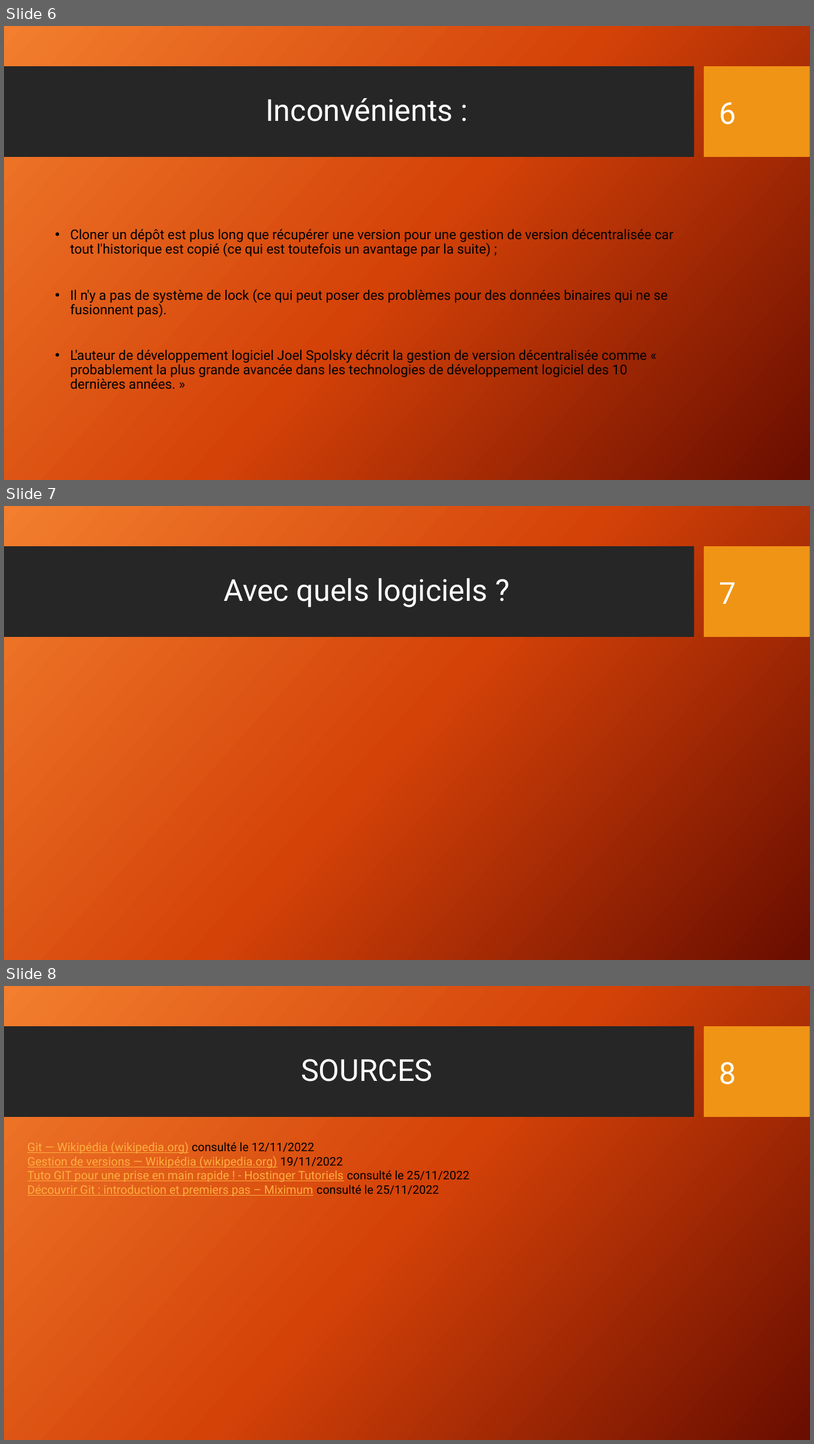
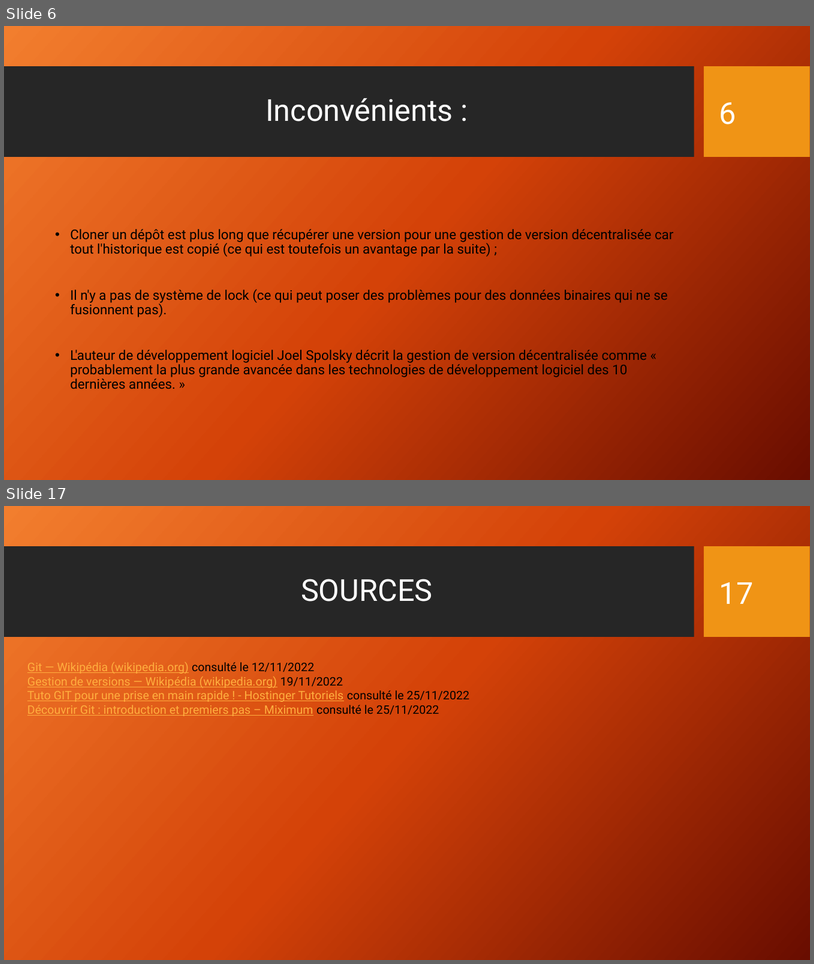
Before and after one commit to Math-Alex83/Expos-_git_cda_2210, a slide deck: Présentation_Git_CDA_2210.pptx. Shown one above the other, each under a label of ours: slides 6, 7 and 8 before the commit, slides 6 and 17 after it; the slides between them are not shown. The pictures are 814x1444 and 814x964 pixels, drawn with LibreOffice and Linux fonts; fonts in the diff are those of the drawing; background and template pictures are left out. Boxes give left, top, right and bottom in pixels: in the first picture for what was removed or moved away, otherwise in the second. Text is boxed around its words. In the diff, an @@ line names an element or a change of style, - is before the commit and + after.

```diff
--- a/Présentation_Git_CDA_2210.pptx
+++ b/Présentation_Git_CDA_2210.pptx
@@ slide 7 removed at (x1=4, y1=506, x2=810, y2=960), background gradient #F18031 to #D54209 to #6A0D00; not listed: 2 template elements that a slide beside it also shows @@
@@ title removed at (x1=224, y1=578, x2=488, y2=607) @@
-Avec quels logiciels ?
@@ page number removed at (x1=720, y1=582, x2=737, y2=604) @@
-7
@@ what was slide 8 is now slide 17 @@
@@ page number at (x1=720, y1=582, x2=754, y2=604): text changed @@
-8
+17
```
Also in this commit, not shown: 1 slide changed, 11 slides added, 1 other slide removed, 1 other file.
